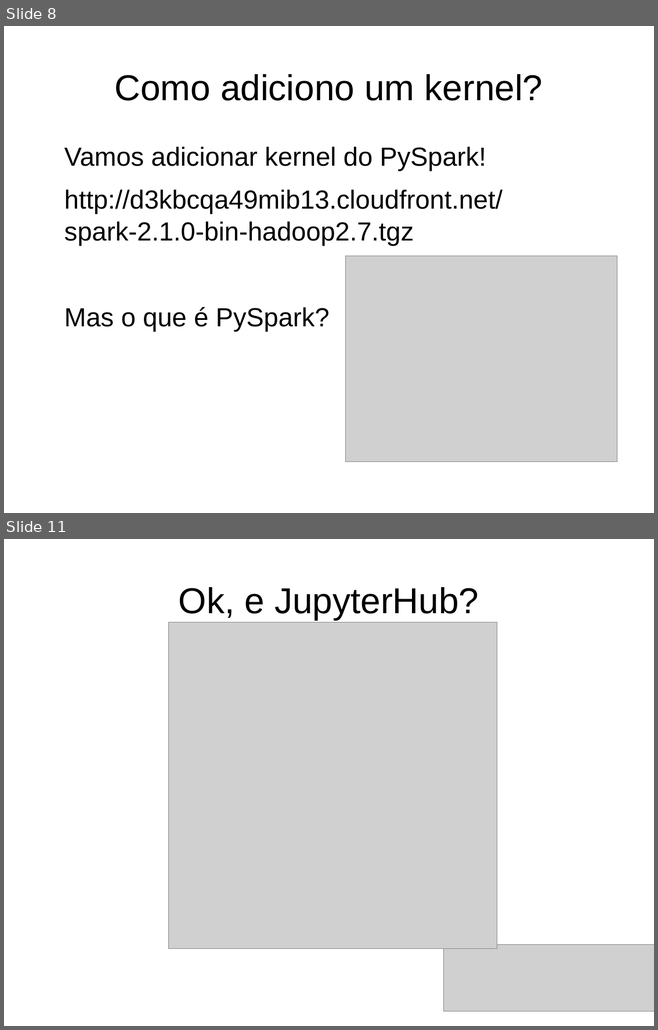
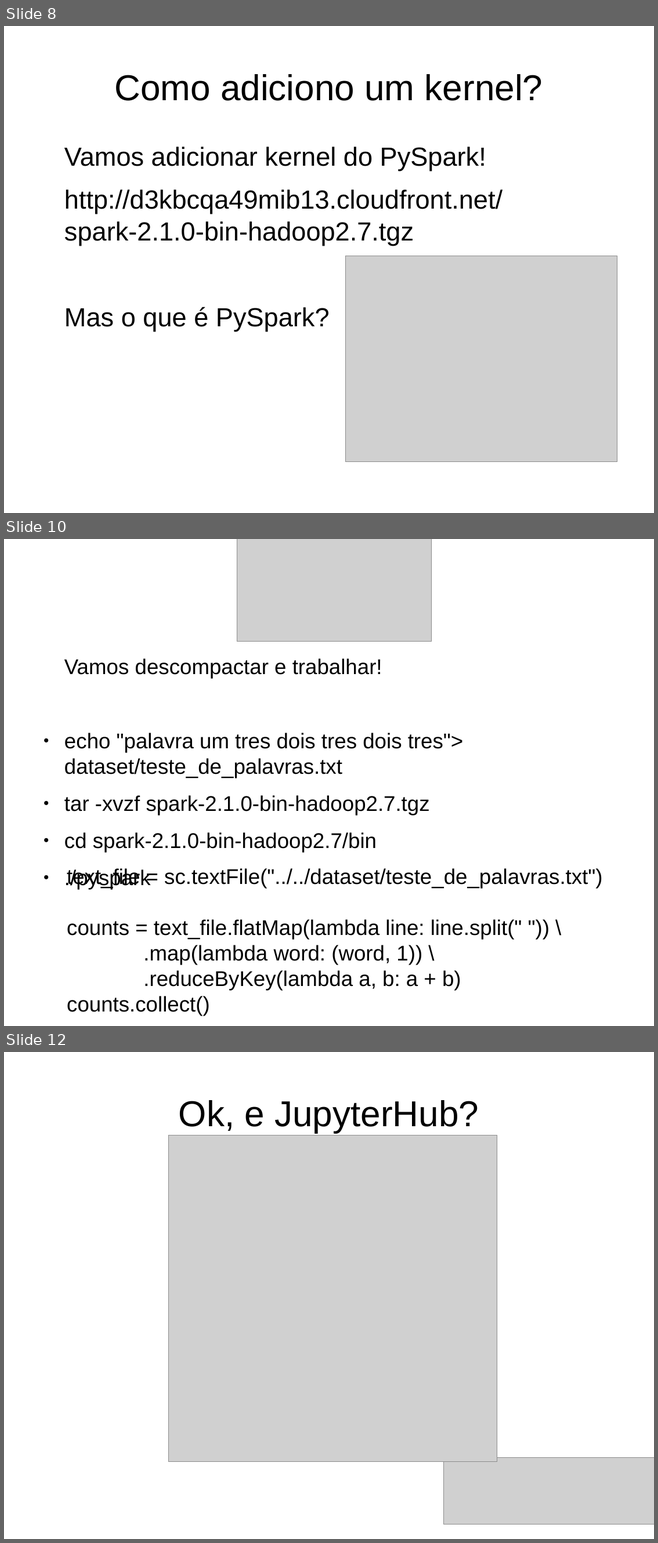
Before and after one commit to dmvieira/tutorial-jupyter-pyspark, a slide deck: tutorial.odp. Shown one above the other, each under a label of ours: slides 8 and 11 before the commit, slides 8, 10 and 12 after it; the slides between them are not shown. The pictures are 658x1030 and 658x1543 pixels, drawn with LibreOffice and Linux fonts; fonts in the diff are those of the drawing; grey boxes stand for pictures. Boxes give left, top, right and bottom in pixels: in the first picture for what was removed or moved away, otherwise in the second. Text is boxed around its words. In the diff, an @@ line names an element or a change of style, - is before the commit and + after.

```diff
--- a/tutorial.odp
+++ b/tutorial.odp
@@ slide 10 added at <box>4,539,654,1026</box>, background #FFFFFF @@
@@ picture added at <box>237,539,431,641</box> @@
@@ text added at <box>64,658,463,889</box>, 26 pt, text #000000 @@
+Vamos descompactar e trabalhar!
+● echo "palavra um tres dois tres dois tres"> dataset/teste_de_palavras.txt
+● tar -xvzf spark-2.1.0-bin-hadoop2.7.tgz
+● cd spark-2.1.0-bin-hadoop2.7/bin
+● ./pyspark
@@ text added at <box>67,868,602,1016</box>, 26 pt, text #000000 @@
+text_file = sc.textFile("../../dataset/teste_de_palavras.txt")
+counts = text_file.flatMap(lambda line: line.split(" ")) \
+.map(lambda word: (word, 1)) \
+.reduceByKey(lambda a, b: a + b)
+counts.collect()
@@ what was slide 11 is now slide 12 @@
```
Also in this commit, not shown: 1 slide changed, 1 other slide added, 1 slide removed, 2 other files.
